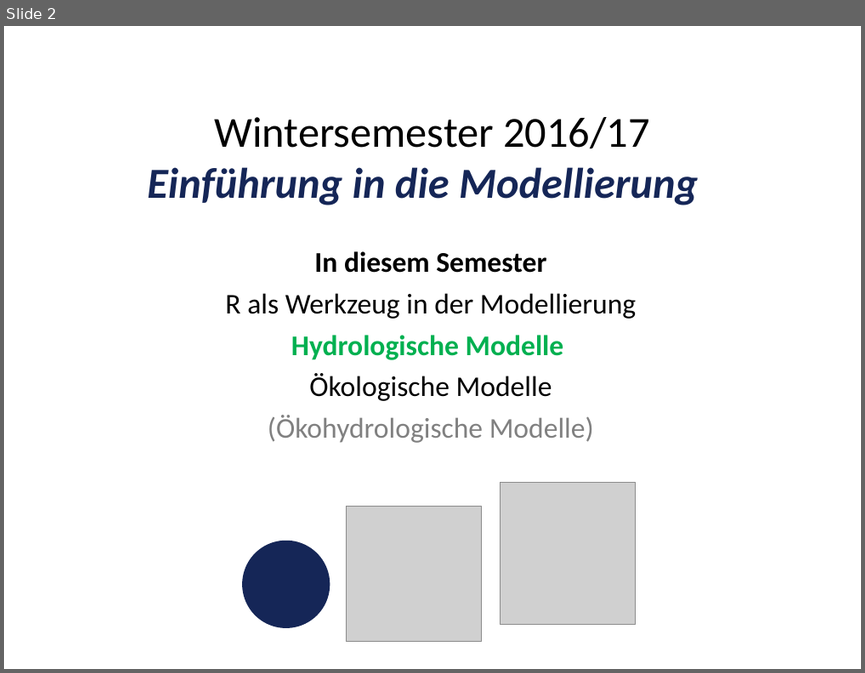
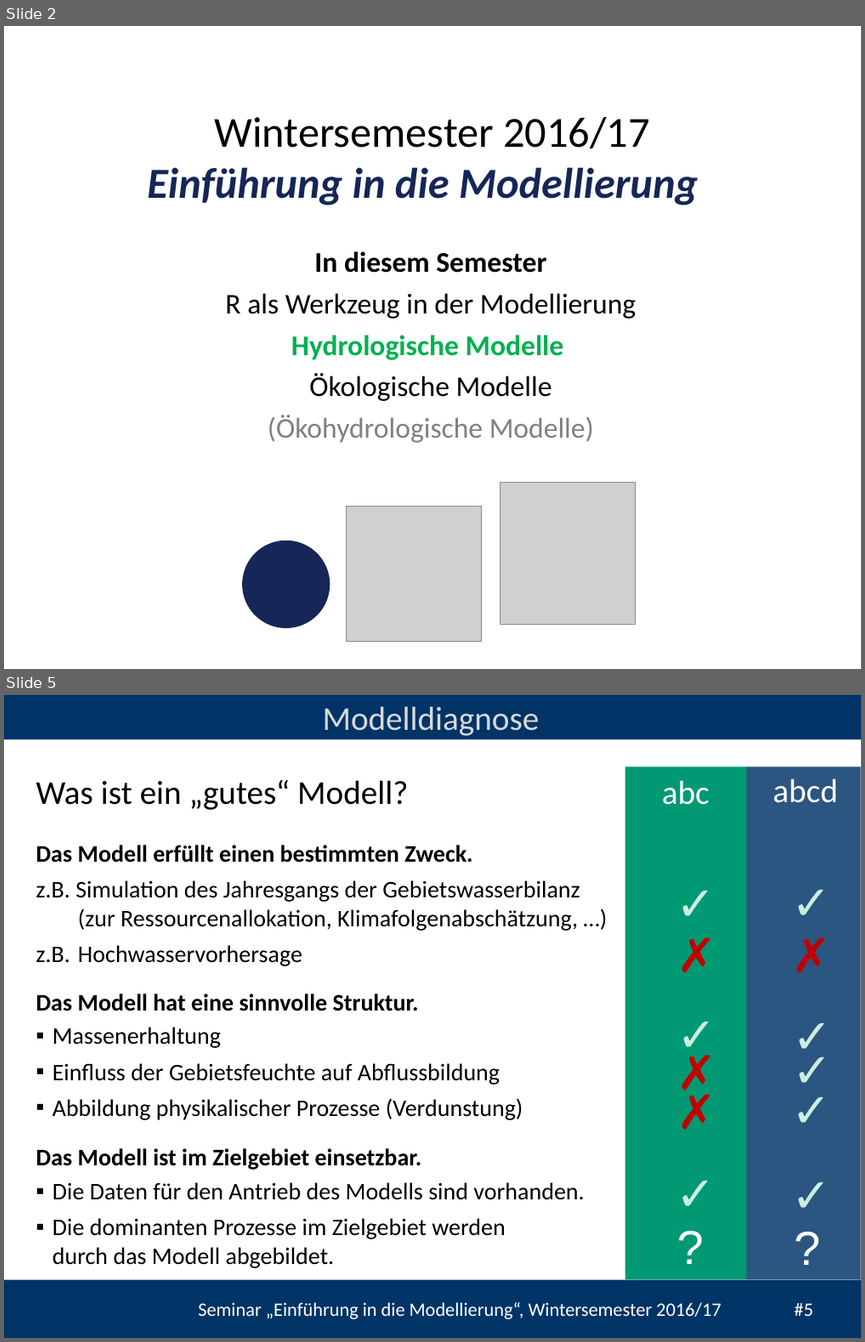
Before and after one commit to heistermann/Einf_Modellierung, a slide deck: Termin_4/folien/UebungModellierung#4.pptx. Shown one above the other, each under a label of ours: slide 2 before the commit, slides 2 and 5 after it; the slides between them are not shown. The pictures are 865x673 and 865x1342 pixels, drawn with LibreOffice and Linux fonts; fonts in the diff are those of the drawing; grey boxes stand for pictures; background and template pictures are left out. Boxes give left, top, right and bottom in pixels: in the first picture for what was removed or moved away, otherwise in the second. Text is boxed around its words. In the diff, an @@ line names an element or a change of style, - is before the commit and + after.

```diff
--- a/Termin_4/folien/UebungModellierung#4.pptx
+++ b/Termin_4/folien/UebungModellierung#4.pptx
@@ slide 5 added at [4,695,861,1338], background #FFFFFF @@
@@ rectangle added at [4,695,861,739], fill #003366 @@
@@ text added at [323,706,540,736], 28 pt, text #D9D9D9 @@
+Modelldiagnose
@@ text added at [36,780,408,810], 28 pt, text #000000 @@
+Was ist ein „gutes“ Modell?
@@ group added at [625,767,861,1279]: 2 rectangles, 2 texts @@
+abc
+abcd
@@ text added at [36,845,472,862], 20 pt, text #000000, bold @@
+Das Modell erfüllt einen bestimmten Zweck.
@@ text added at [668,869,715,935], 40 pt, text #CCEEDF @@
+✓
@@ text added at [783,868,830,934], 40 pt, text #CCEEDF @@
+✓
@@ text added at [36,880,579,966], 20 pt, text #000000 @@
+z.B. Simulation des Jahresgangs der Gebietswasserbilanz
+(zur Ressourcenallokation, Klimafolgenabschätzung, …)
+z.B. Hochwasservorhersage
@@ text added at [669,921,716,987], 40 pt, text #C00000 @@
+✗
@@ text added at [783,921,830,987], 40 pt, text #C00000 @@
+✗
@@ text added at [36,993,419,1011], 20 pt, text #000000, bold @@
+Das Modell hat eine sinnvolle Struktur.
@@ text added at [669,1000,716,1066], 40 pt, text #CCEEDF @@
+✓
@@ text added at [784,1001,832,1066], 40 pt, text #CCEEDF @@
+✓
@@ text added at [52,1027,523,1120], 20 pt, text #000000 @@
+▪ Massenerhaltung
+▪ Einfluss der Gebietsfeuchte auf Abflussbildung
+▪ Abbildung physikalischer Prozesse (Verdunstung)
@@ text added at [669,1038,716,1104], 40 pt, text #C00000 @@
+✗
@@ text added at [784,1035,832,1101], 40 pt, text #CCEEDF @@
+✓
@@ text added at [783,1076,830,1141], 40 pt, text #CCEEDF @@
+✓
@@ text added at [669,1077,716,1143], 40 pt, text #C00000 @@
+✗
@@ text added at [36,1148,422,1169], 20 pt, text #000000, bold @@
+Das Modell ist im Zielgebiet einsetzbar.
@@ text added at [668,1159,715,1225], 40 pt, text #CCEEDF @@
+✓
@@ text added at [783,1160,830,1226], 40 pt, text #CCEEDF @@
+✓
@@ text added at [52,1182,584,1268], 20 pt, text #000000 @@
+▪ Die Daten für den Antrieb des Modells sind vorhanden.
+▪ Die dominanten Prozesse im Zielgebiet werden
+  durch das Modell abgebildet.
@@ text added at [669,1213,716,1278], 40 pt, text #FFFFFF @@
+?
@@ text added at [785,1213,833,1279], 40 pt, text #FFFFFF @@
+?
@@ rectangle added at [4,1279,861,1338], fill #003366 @@
@@ text added at [198,1302,812,1319], 16 pt, text #FFFFFF @@
+Seminar „Einführung in die Modellierung“, Wintersemester 2016/17 #5
```
Also in this commit, not shown: 2 slides changed, 4 other slides added.
